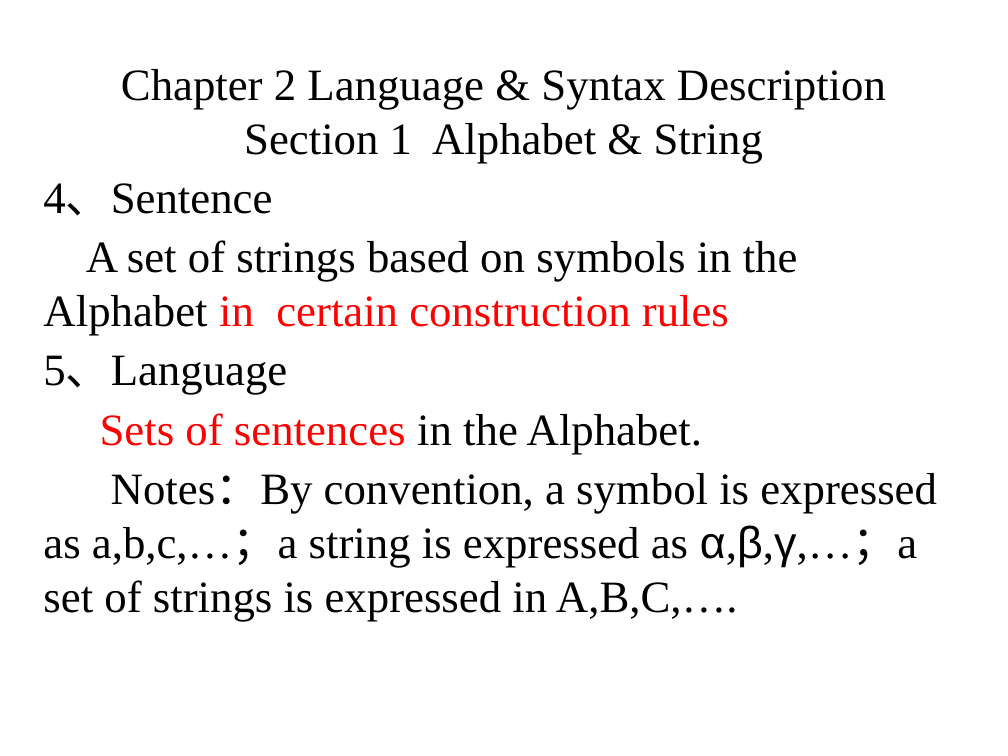
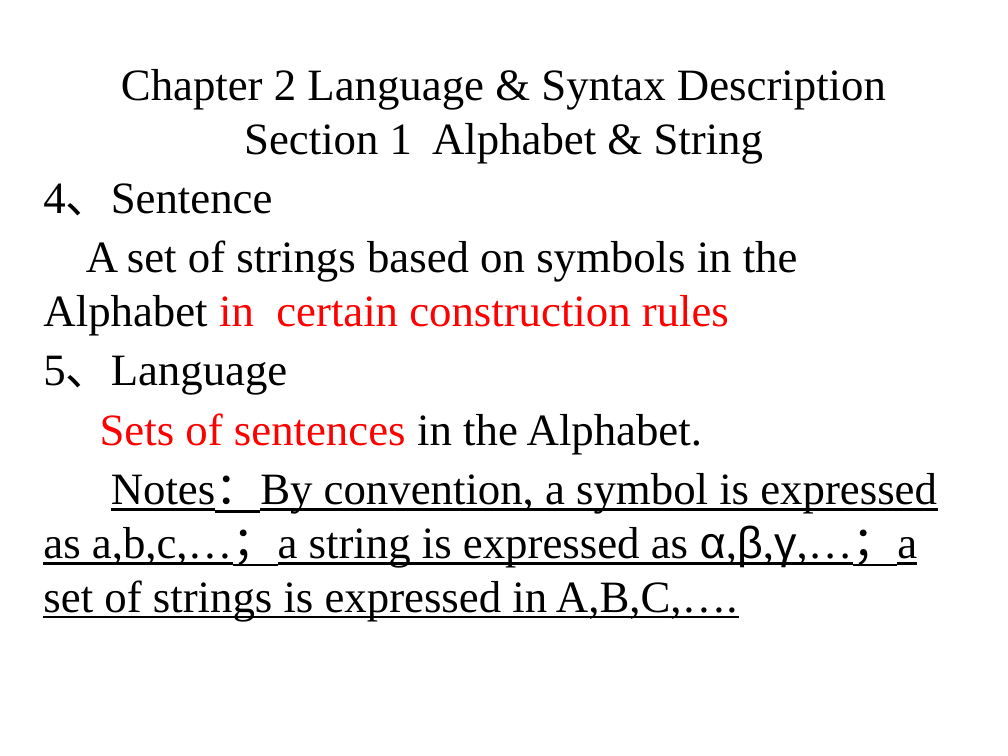
Before and after one commit to InnoMachine/JuniorYear_Notes, a slide deck: slide 2 of new/编译原理new/cp2.ppt. Drawn at 1008x756 pixels with LibreOffice and Linux fonts; fonts in the diff are those of the drawing. Boxes give left, top, right and bottom in pixels: in the first picture for what was removed or moved away, otherwise in the second. Text is boxed around its words. In the diff, an @@ line names an element or a change of style, - is before the commit and + after.

```diff
--- a/new/编译原理new/cp2.ppt
+++ b/new/编译原理new/cp2.ppt
@@ text at (43, 473, 937, 621): underline on in "Notes：By convention, a symbol is expressed as ..." @@
```
Also in this commit, not shown: 1 other file.
